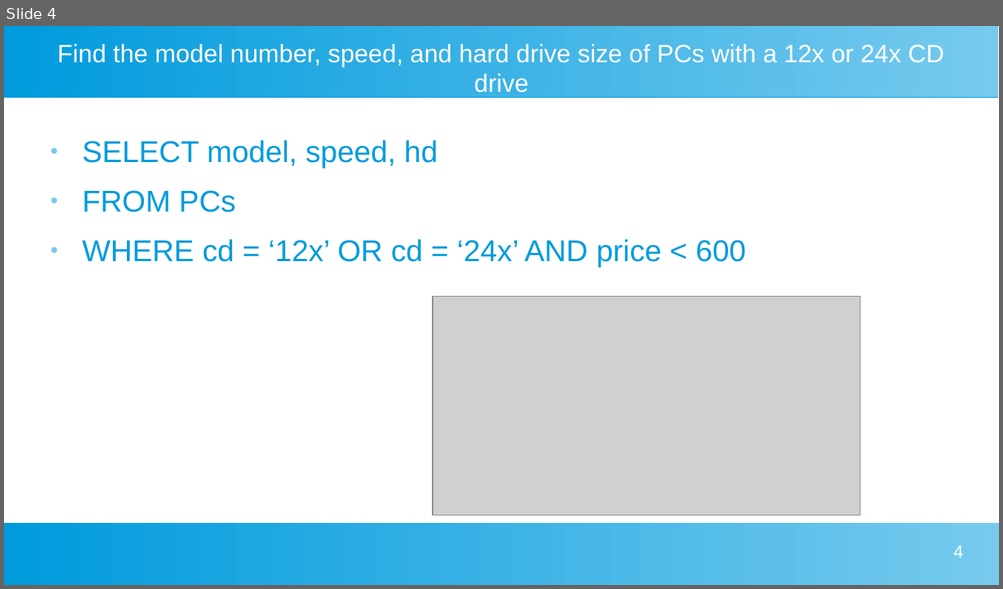
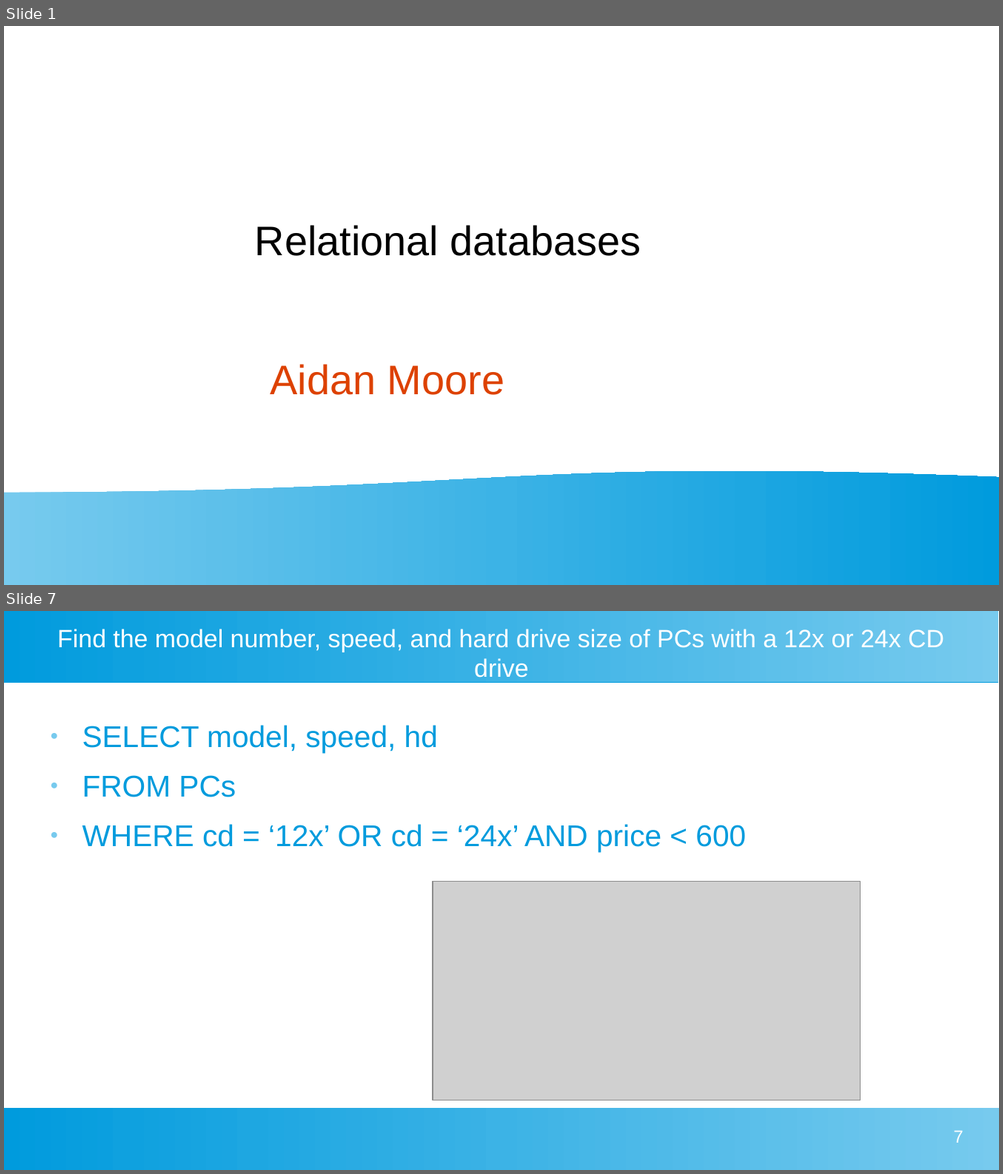
Before and after one commit to ajm1102/Uni-work, a slide deck: Big Data and Data Mining/Presentation/sqlPres.odp. Shown one above the other, each under a label of ours: slide 4 before the commit, slides 1 and 7 after it; the slides between them are not shown. The pictures are 1003x589 and 1003x1174 pixels, drawn with LibreOffice and Linux fonts; fonts in the diff are those of the drawing; grey boxes stand for pictures. Boxes give left, top, right and bottom in pixels: in the first picture for what was removed or moved away, otherwise in the second. Text is boxed around its words. In the diff, an @@ line names an element or a change of style, - is before the commit and + after.

```diff
--- a/Big Data and Data Mining/Presentation/sqlPres.odp
+++ b/Big Data and Data Mining/Presentation/sqlPres.odp
@@ slide 1 added at [4,26,999,585], background #FFFFFF @@
@@ title added at [255,225,641,256], 33 pt, text #000000 @@
+Relational databases
@@ title added at [270,364,504,395], 33 pt, text #DD4100 @@
+Aidan Moore
@@ flow chart document added at [4,470,999,585], fill gradient #77CAEE to #75C9EE to #73C9ED to #71C8ED to #6FC7ED to #6EC6ED @@
@@ what was slide 4 is now slide 7 @@
@@ page number at [953,1130,963,1143]: text changed @@
-4
+7
```
Also in this commit, not shown: 1 slide changed, 6 other slides added, 2 slides removed, 4 other files.
